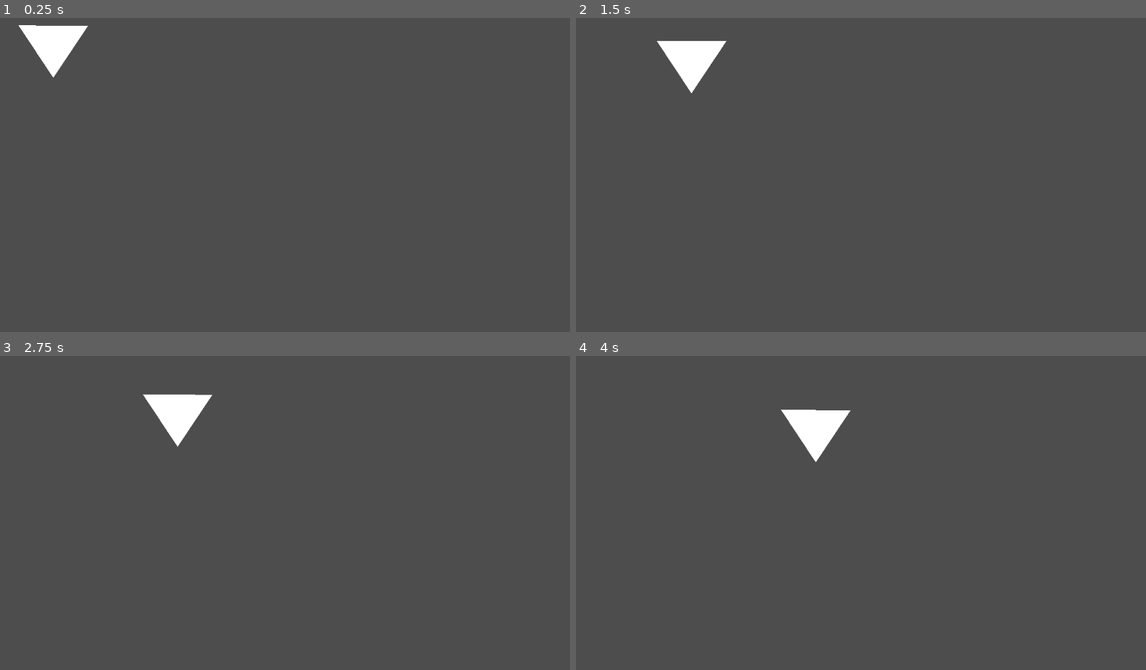
Above: before the commit, frames 1-4 (two rows, left to right).
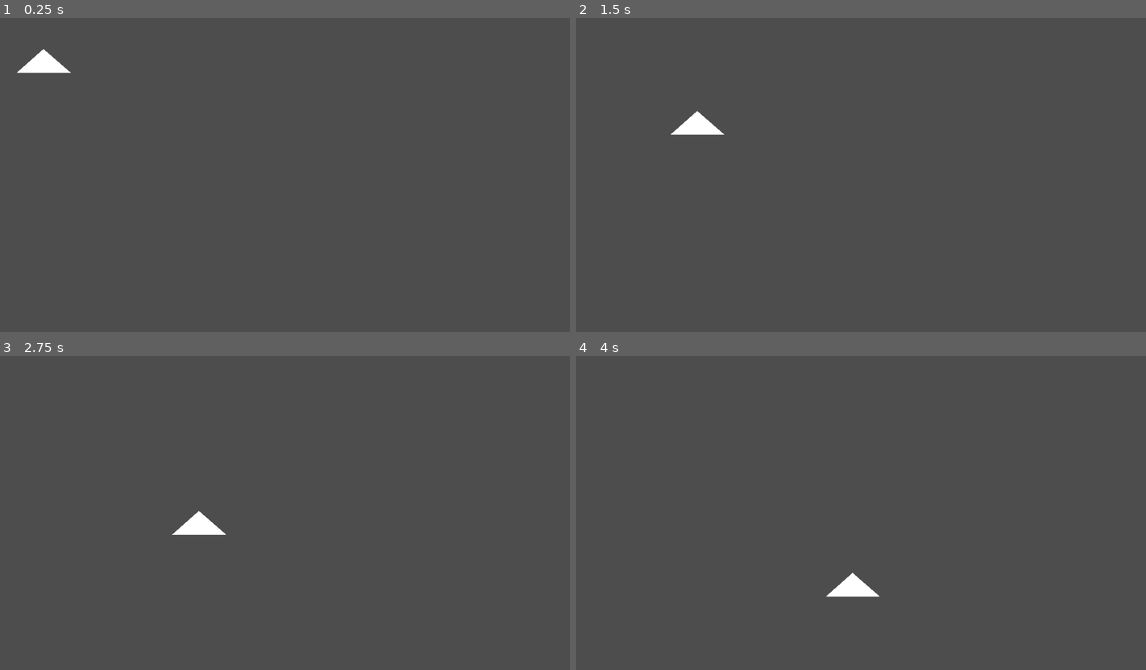
Above: after the commit, the same moments.

Repository: QAScavTech/gdscript_learn
Game: Godot game, scene res://plsdontdieagain.tscn
Two runs of this game, one before a commit and one after it. Both use one fixed random seed, a clock stepped at 60 frames per second and the inputs below.
Inputs:
- Up to frame 1 (0.25 s): no input
- Up to frame 2 (1.5 s): no input
- Up to frame 3 (2.75 s): no input
- Up to frame 4 (4 s): no input

The runs differ from the first frame. In frame 1, 1.1% of the frame differs, in the area x 3-16%, y 2-19%; in frame 2, 1.4%; in frame 3, 1.4%, in the area x 25-40%, y 12-57%; in frame 4, 1.4%.

Commit message:
Made triangle stop on border

Diff:
--- a/app/plsdontdieagain.tscn
+++ b/app/plsdontdieagain.tscn
@@ -10,7 +10,8 @@
 offset_right = 40.0
 offset_bottom = 40.0
 script = ExtResource("1_jmh3c")
-Triangle = NodePath("../Polygon2d")
+Triangle = NodePath("../Mrs_Houts")
 
-[node name="Polygon2d" type="Polygon2D" parent="."]
-polygon = PackedVector2Array(18, 23, 18, 23, 88, 129, 158, 24)
+[node name="Mrs_Houts" type="Polygon2D" parent="."]
+position = Vector2(62, 82)
+polygon = PackedVector2Array(-54, 18, 0, -30, 55, 18)
--- a/app/pythonlike.gd
+++ b/app/pythonlike.gd
@@ -4,27 +4,58 @@
 
 var lastposition : Vector2
 
-@export var Triangle : Node2D
+var polygon : PackedVector2Array
+
+@export var Triangle : Polygon2D
 
 var boundary : Vector2i
 
 func _ready():
 	print("Hello World")
 	print(Triangle.name)
-	Velocity.x = 100
-	Velocity.y = 25
+	Velocity.x = 125
+	Velocity.y = 100
 	lastposition = Triangle.global_position
 	get_tree().get_root() # access via scenemainloop
 	print(get_tree().get_root().size)
-	boundary.x = 700 #1152 base
-	boundary.y = 348 #648 base
+	boundary.x = 1152 #1152 base
+	boundary.y = 648 #648 base
+	print(Triangle.polygon)
+
+	#var index : int = 0
+	var index := 0 #shorthand for above. This assigns type and value in same line.
+
+	while index < Triangle.polygon.size():
+		print(Triangle.polygon[index])
+#		index = index + 1
+		index += 1 #shorthand for above
+
+
+
 
 func _process(delta : float):
 	print(Triangle.name)
 	print(Triangle.global_position)
-	if Triangle.global_position.x >= boundary.x or Triangle.global_position.y >= boundary.y:
-		Velocity.x = 0
-		Velocity.y = 0
+
+	var Pivot := Triangle.global_position
+
+	var index := 0
+
+	while index < Triangle.polygon.size():
+
+		print(Triangle.polygon[index])
+
+		var point = Triangle.polygon[index] + Pivot
+
+		if point.x >= boundary.x:
+			Velocity.x = 0
+
+		if point.y >= boundary.y:
+			Velocity.y = 0
+
+		index += 1
+
+
 
 
 #	Triangle.global_position = Vector2(0,0)
